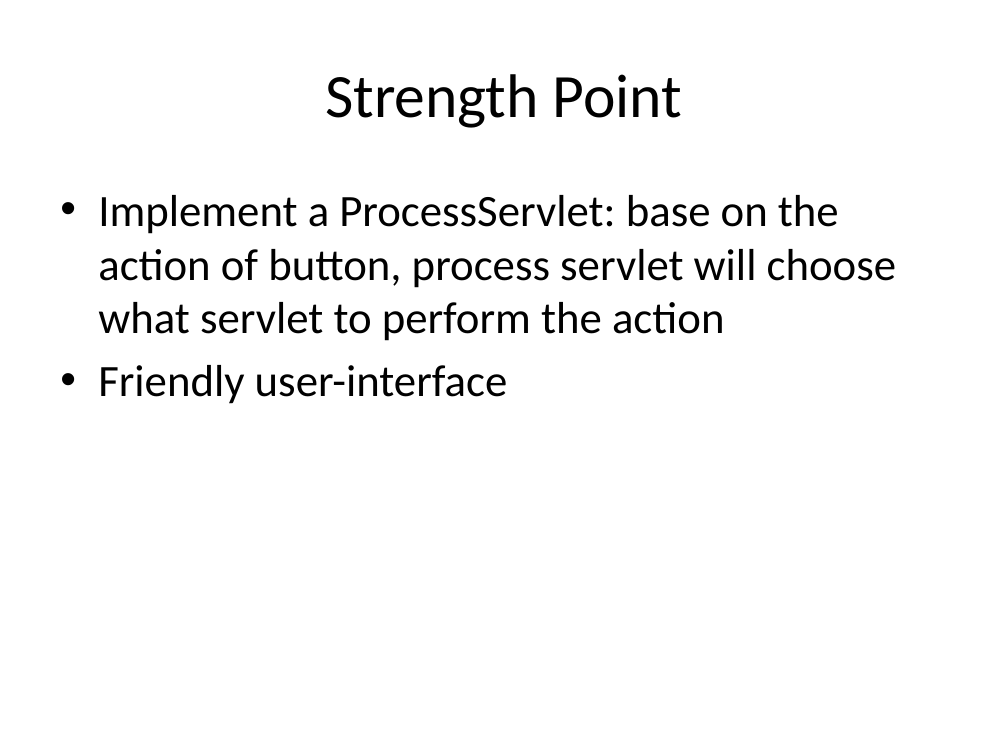
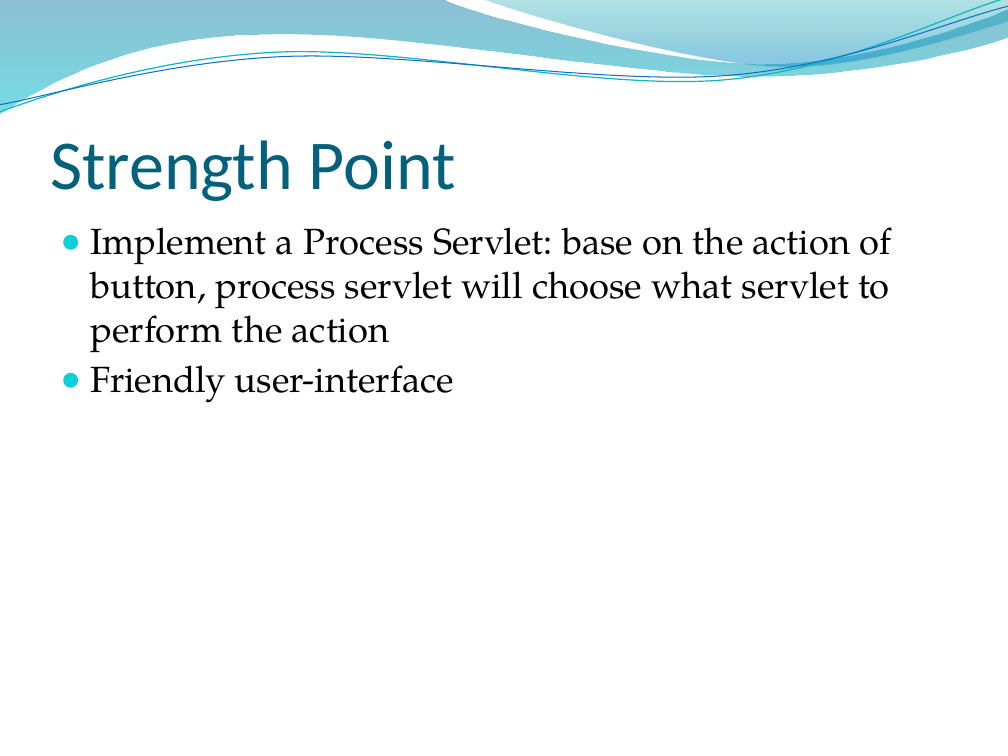
Before and after one commit to ItsTheWolf/BanHangOnline, a slide deck: slide 5 of ShowroomOnline.pptx. Drawn at 1008x756 pixels with LibreOffice and Linux fonts; fonts in the diff are those of the drawing; background and template pictures are left out. Boxes give left, top, right and bottom in pixels: in the first picture for what was removed or moved away, otherwise in the second. Text is boxed around its words. In the diff, an @@ line names an element or a change of style, - is before the commit and + after.

Commit message:
pptx

```diff
--- a/ShowroomOnline.pptx
+++ b/ShowroomOnline.pptx
@@ freeform shape added at (0,0,1008,114), fill gradient #0074A1 to #00C6CF @@
@@ freeform shape added at (0,0,1008,117), outline #0AB8BF 0.85 pt @@
@@ freeform shape added at (0,6,1008,112), outline #0F6FC6 0.75 pt @@
@@ freeform shape added at (483,0,1008,70), fill gradient #00A1A9 to #008BBF @@
@@ title "Strength Point": place and size @@
-title "Strength Point" at (325,74,683,128)
+title "Strength Point" at (50,140,456,201)
@@ title "Strength Point" at (50,140,456,201): size 44 to 50 pt, text colour #000000 to #04617B; alignment centre to left; vertical alignment middle to bottom @@
@@ text "Implement a Process Servlet: base ...": place and size @@
-text "Implement a Process Servlet: base ..." at (98,195,896,404)
+text "Implement a Process Servlet: base ..." at (91,227,891,403)
@@ text at (91,227,891,353): text changed; size 32 to 26 pt; font Calibri to TeX Gyre Pagella @@
-• Implement a ProcessServlet: base on the action of button, process servlet will choose what servlet to perform the action
+● Implement a Process Servlet: base on the action of button, process servlet will choose what servlet to perform the action
@@ text at (91,365,454,403): size 32 to 26 pt, font Calibri to TeX Gyre Pagella in "Friendly user-interface"; bullet • to ●; less space between paragraphs @@
```
Also in this commit, not shown: 8 other slides changed, 3 slides added.
